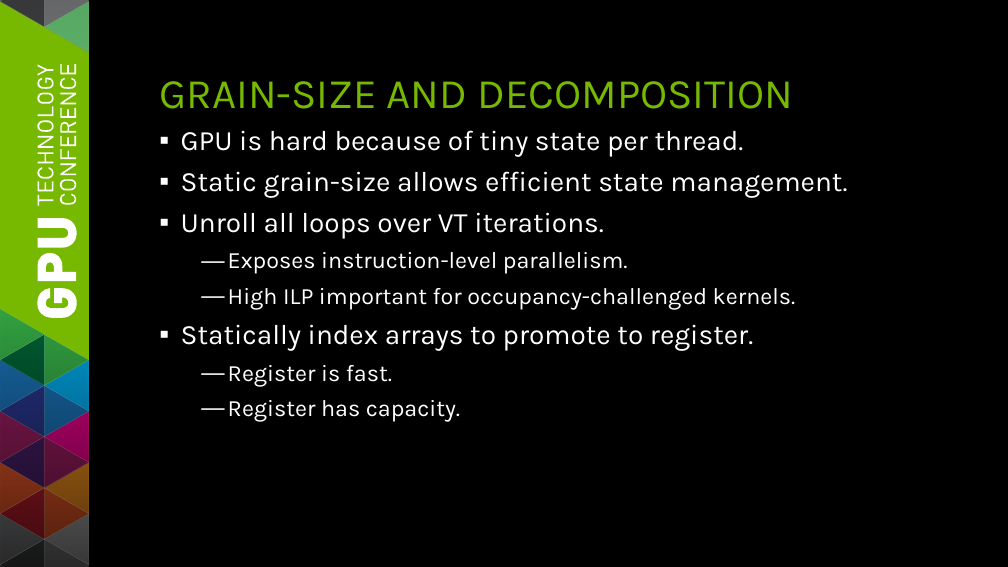
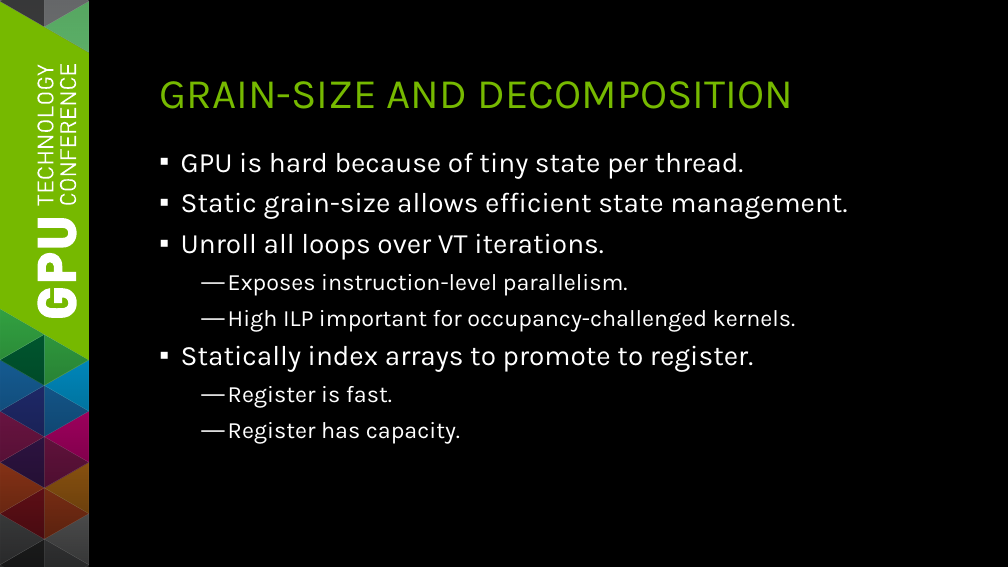
Before and after one commit to seanbaxter/gtc_2014, a slide deck: slide 5 of gtc_2014_sean_baxter.pptx. Drawn at 1008x567 pixels with LibreOffice and Linux fonts; fonts in the diff are those of the drawing. Boxes give left, top, right and bottom in pixels: in the first picture for what was removed or moved away, otherwise in the second. Text is boxed around its words. In the diff, an @@ line names an element or a change of style, - is before the commit and + after.

```diff
--- a/gtc_2014_sean_baxter.pptx
+++ b/gtc_2014_sean_baxter.pptx
@@ text "GPU is hard because of ...": place and size @@
-text "GPU is hard because of ..." at <box>181,130,847,422</box>
+text "GPU is hard because of ..." at <box>181,152,847,443</box>
```
Also in this commit, not shown: 7 other slides changed, 11 slides added, 1 slide removed, 1 other file.
